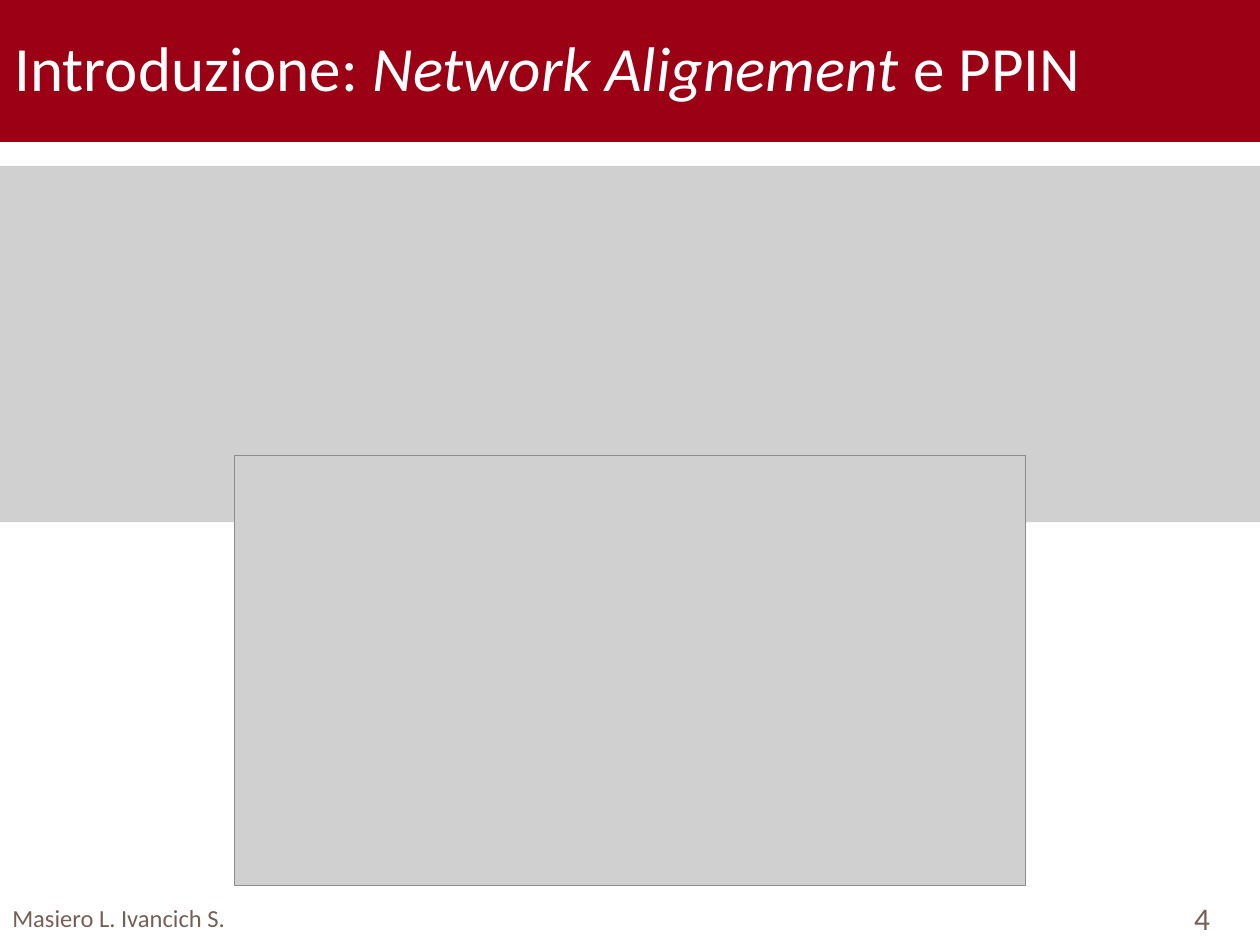
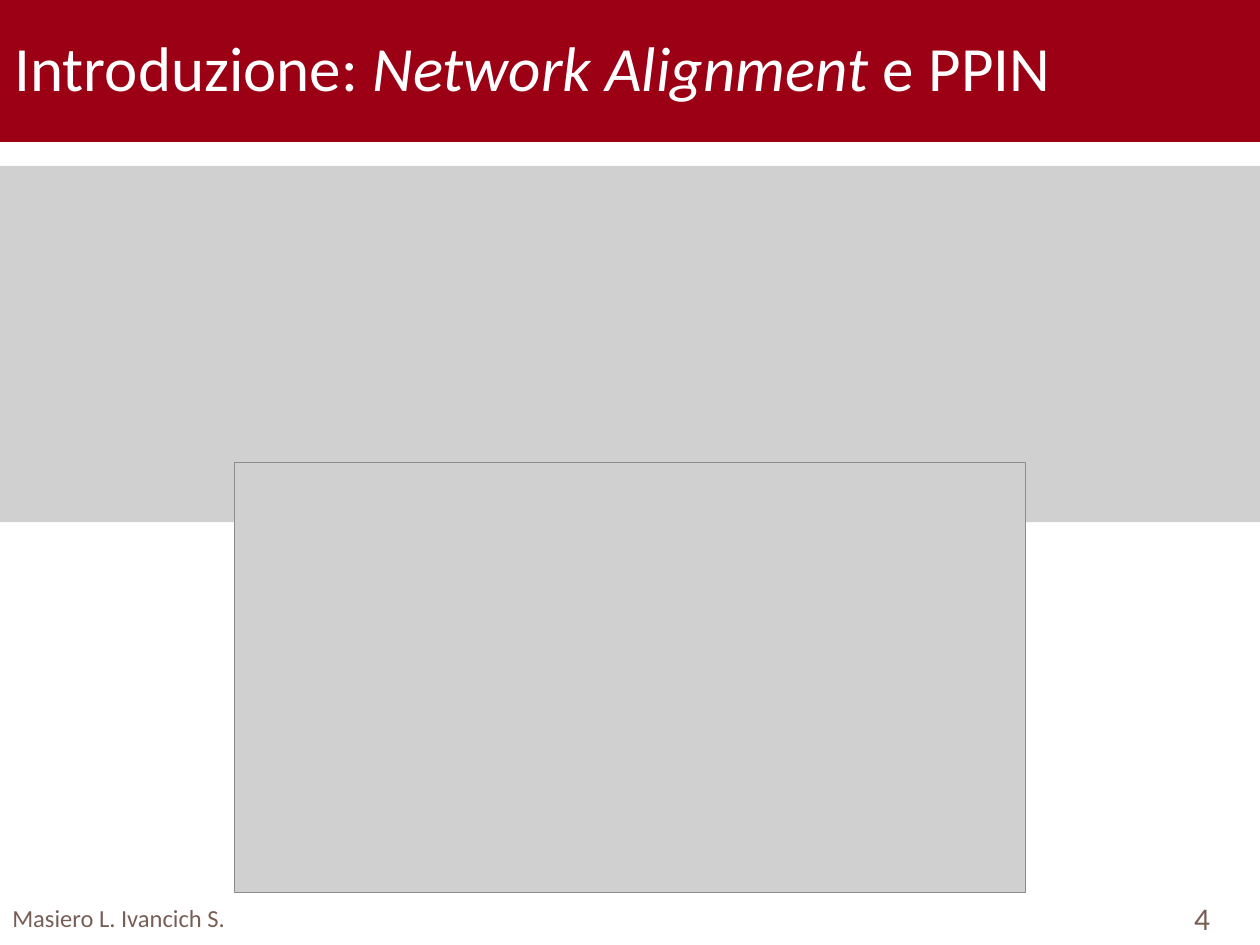
Before and after one commit to TyllanDrake/NetworkAlignment, a slide deck: slide 4 of Presentation/Presentation.pptx. Drawn at 1260x945 pixels with LibreOffice and Linux fonts; fonts in the diff are those of the drawing; grey boxes stand for pictures; background and template pictures are left out. Boxes give left, top, right and bottom in pixels: in the first picture for what was removed or moved away, otherwise in the second. Text is boxed around its words. In the diff, an @@ line names an element or a change of style, - is before the commit and + after.

```diff
--- a/Presentation/Presentation.pptx
+++ b/Presentation/Presentation.pptx
@@ text at (15,47,1050,102): text changed @@
-Introduzione: Network Alignement e PPIN
+Introduzione: Network Alignment e PPIN
@@ picture: place and size @@
-picture at (234,456,1026,886)
+picture at (234,462,1026,892)
```
Also in this commit, not shown: 9 other slides changed, 1 slide added.
